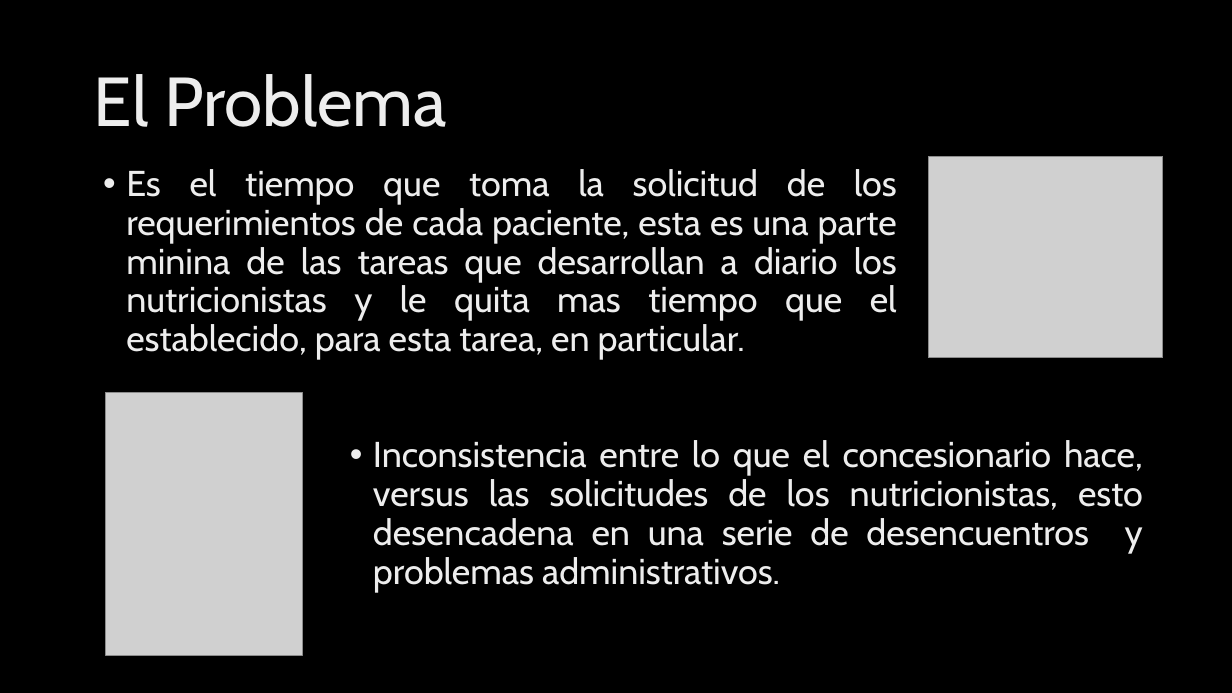
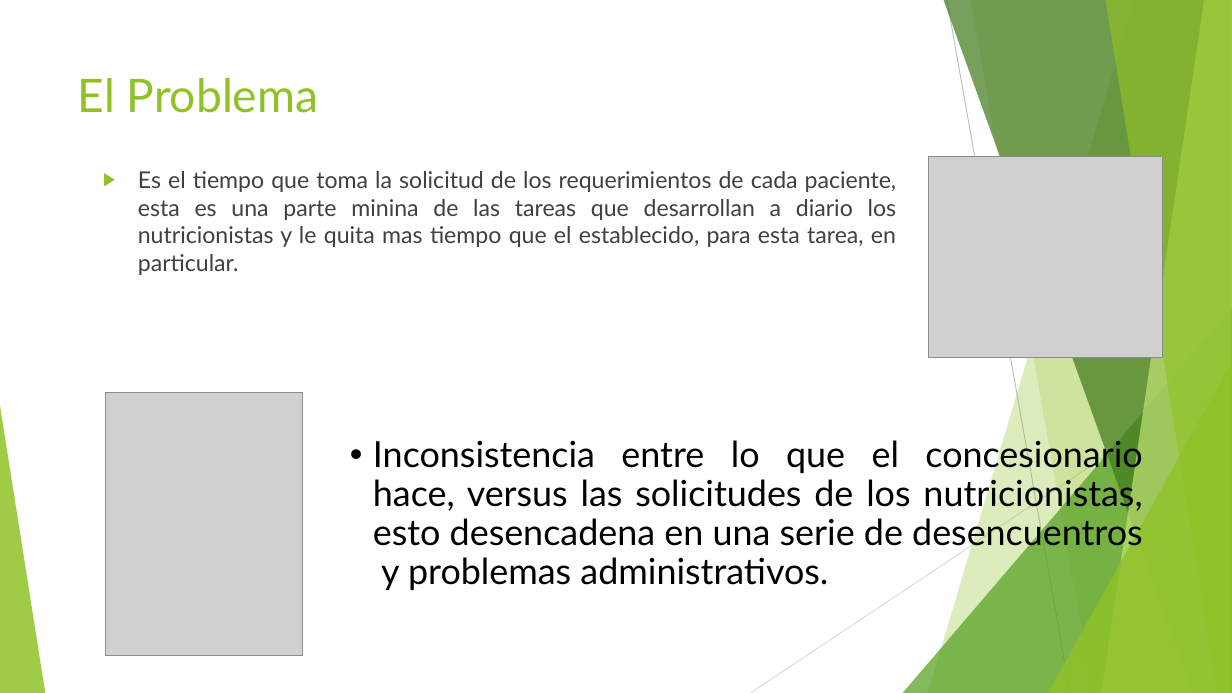
Before and after one commit to food-aid/Seminario, a slide deck: slide 3 of Food-Aid.pptx. Drawn at 1232x693 pixels with LibreOffice and Linux fonts; fonts in the diff are those of the drawing; grey boxes stand for pictures; background and template pictures are left out. Boxes give left, top, right and bottom in pixels: in the first picture for what was removed or moved away, otherwise in the second. Text is boxed around its words. In the diff, an @@ line names an element or a change of style, - is before the commit and + after.

```diff
--- a/Food-Aid.pptx
+++ b/Food-Aid.pptx
@@ background picture (left out) to #FFFFFF @@
@@ title "El Problema": place and size @@
-title "El Problema" at box(94, 74, 447, 127)
+title "El Problema" at box(78, 78, 318, 113)
@@ title "El Problema" at box(78, 78, 318, 113): size 54 to 36 pt, font Cabin to Lato, text colour gradient #BFBFBF to #EDEDED to #FFFFFF to #90C226; line spacing 0.9 to 1; vertical alignment middle to top @@
@@ text "Es el tiempo que toma ..." at box(138, 171, 897, 275): size 28 to 18 pt, font Cabin to Lato, text colour gradient #BFBFBF to #EDEDED to #FFFFFF to #404040; bullet • to ▶; line spacing 0.9 to 1 @@
@@ group added at box(0, 0, 1232, 693): 5 freeform shapes, 3 triangles, 2 lines @@
@@ text "Inconsistencia entre lo que el ..." at box(373, 436, 1142, 590): font Cabin to Lato, text colour gradient #BFBFBF to #EDEDED to #FFFFFF to gradient #FFFFFF to #000000 @@
```
Also in this commit, not shown: 11 other slides changed.
